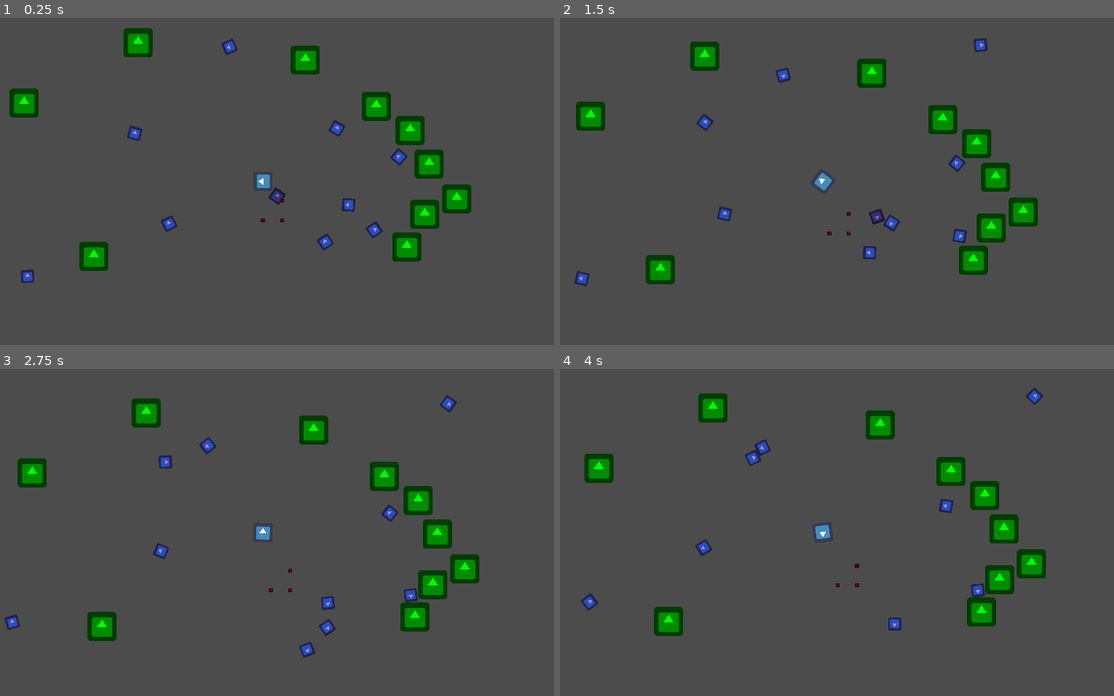
Above: before the commit, frames 1-4 (two rows, left to right).
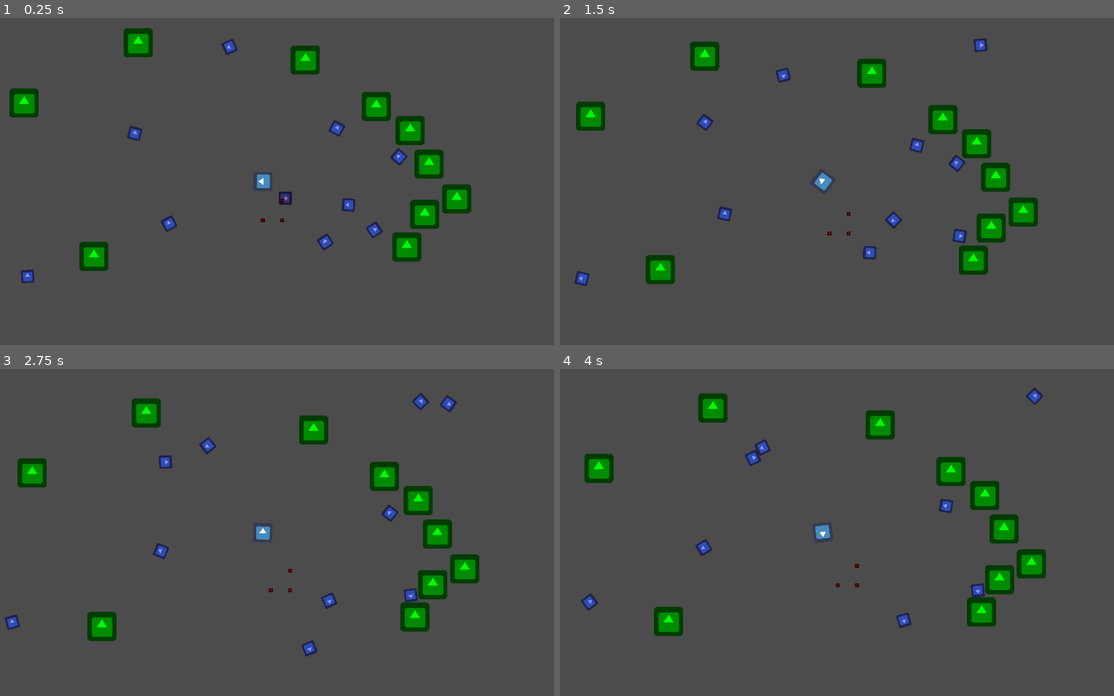
Above: after the commit, the same moments.

Repository: ebrahimebrahim/hungry_and_slow
Game: Godot game, scene res://Main.tscn
Same seed, same stepped clock (60 frames per second), same inputs: the game is played once before the commit and once after it. The engine's default icon, where the game draws it, is replaced by a stand-in: a white triangle on a blue panel in a dark square.
Inputs (mouse positions are in pixels of both pictures, inside the frame that each line leads up to):
- Up to frame 1 (0.25 s): no input
- Up to frame 2 (1.5 s): move the mouse to (953, 165) at 0.52 s; click (953, 165) at 0.67 s; move the mouse to (704, 197) at 1.27 s; click (704, 197) at 1.42 s
- Up to frame 3 (2.75 s): move the mouse to (321, 460) at 2.02 s; click (321, 460) at 2.17 s
- Up to frame 4 (4 s): move the mouse to (792, 597) at 2.77 s; click (792, 597) at 2.92 s; move the mouse to (997, 581) at 3.52 s; click (997, 581) at 3.67 s

The runs differ from the first frame. In frame 1, 0.1% of the frame differs, in the area x 48-53%, y 51-58%; in frame 2, 0.3%; in frame 3, 0.3%, in the area x 54-78%, y 7-89%; in frame 4, 0.2%.

Commit message:
improve raycasts for prey obstacle avoidance

Diff:
--- a/hungry_and_slow/Prey.gd
+++ b/hungry_and_slow/Prey.gd
@@ -67,12 +67,8 @@
 	var d_theta : float = $CollisionShape2D.shape.extents.x*2 / r
 	var theta : float = d_theta
 	while theta < Delta_theta:
-		var result_left = space_state.intersect_ray(position,
-			position+r*direction_vec.rotated(theta),
-			[self])
-		var result_right = space_state.intersect_ray(position,
-			position+r*direction_vec.rotated(-theta),
-			[self])
+		var result_left = triple_raycast(space_state,theta,r)
+		var result_right = triple_raycast(space_state,-theta,r)
 		if result_left and result_right:
 			theta += d_theta
 			continue
@@ -92,6 +88,19 @@
 	target_direction = direction_vec.rotated(theta)
 
 
+func triple_raycast(space_state, angle : float, r : float) -> bool:
+	var p1 = position+(-$CollisionShape2D.shape.extents).rotated(angle)
+	var p2 = position+Vector2(0,-$CollisionShape2D.shape.extents.y).rotated(angle)
+	var p3 = position+(Transform2D.FLIP_Y * $CollisionShape2D.shape.extents).rotated(angle)
+	var q1 = p1 + r*direction_vec.rotated(angle)
+	var q2 = p2 + r*direction_vec.rotated(angle)
+	var q3 = p3 + r*direction_vec.rotated(angle)
+	var result1 = space_state.intersect_ray(p1,q1,[self])
+	var result2 = space_state.intersect_ray(p2,q2,[self])
+	var result3 = space_state.intersect_ray(p3,q3,[self])
+	return result1 or result2 or result3
+
+
 
 func steer_or_rotate_towards(target_dir : Vector2, delta : float) -> void:
 	if steer :
@@ -106,6 +115,7 @@
 	var l = (3-len(things_running_away_from))/3.0
 	modulate.g = l
 	modulate.b = l
+
 
 
 
